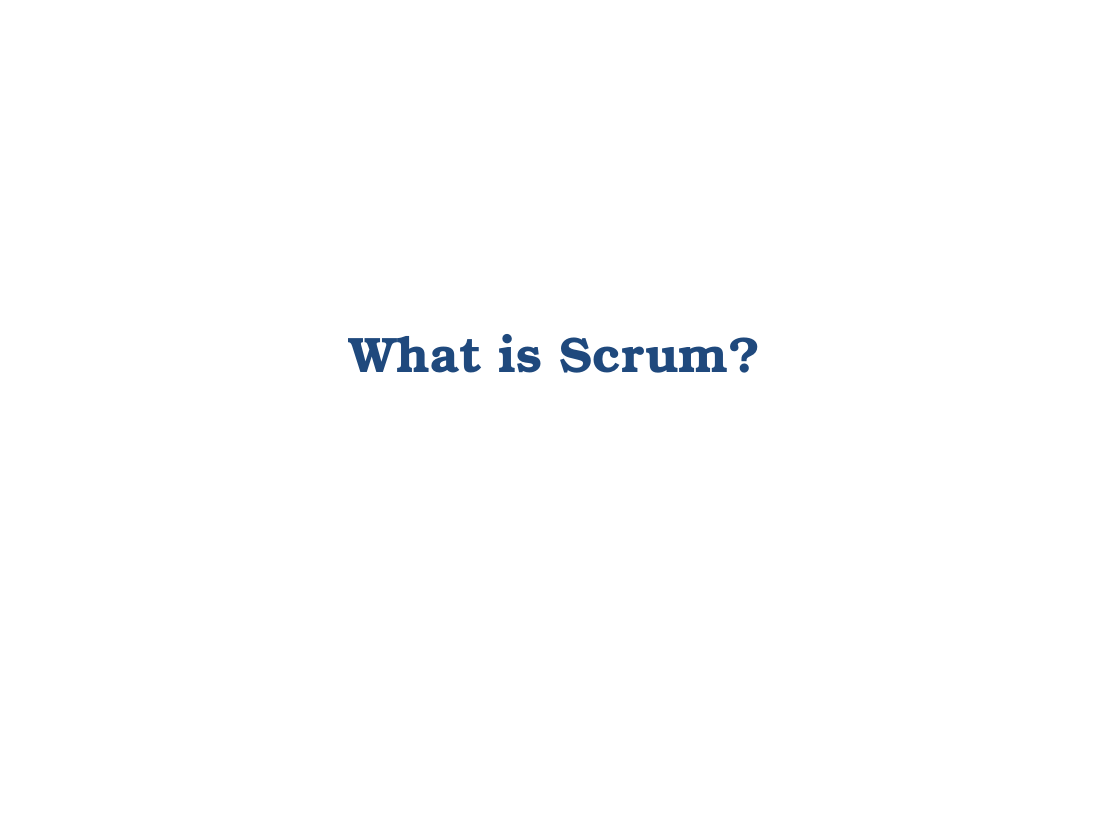
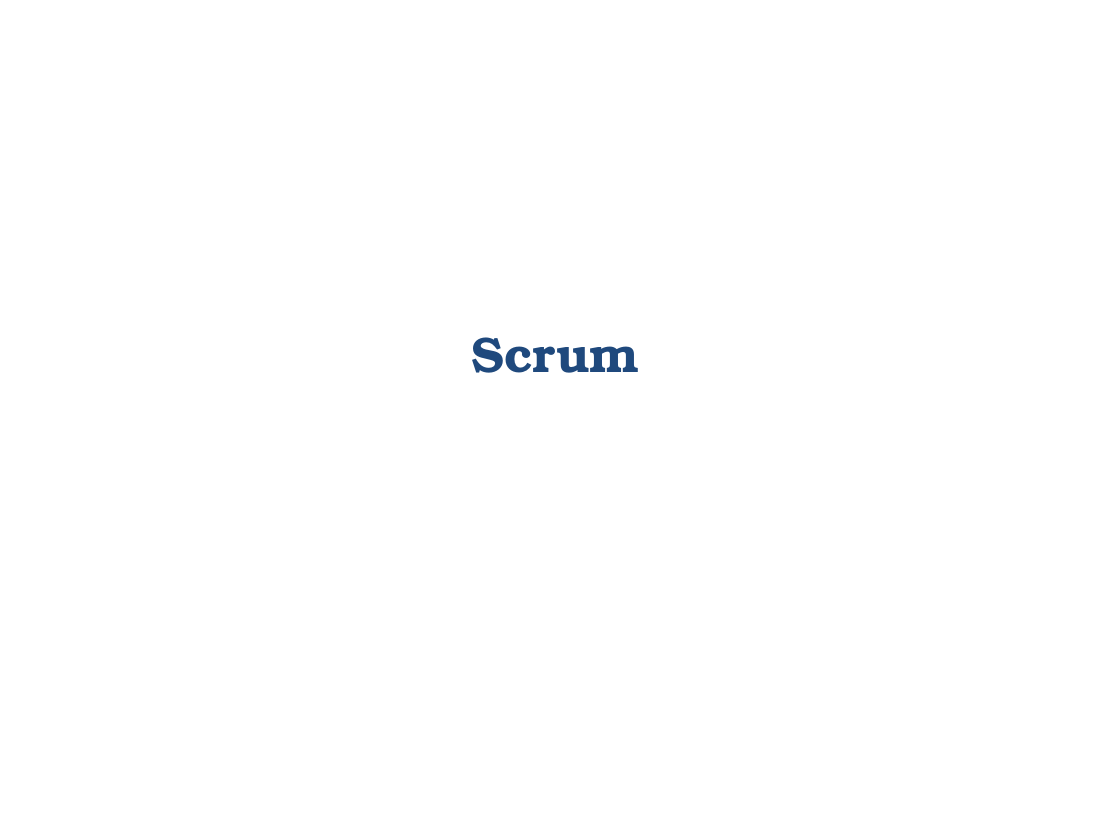
Before and after one commit to zarras/myy803-slides, a slide deck: slide 37 of 2-SoftEng-DevelopmentProcess.ppt (slide 44 before the commit). Drawn at 1120x840 pixels with LibreOffice and Linux fonts; fonts in the diff are those of the drawing. Boxes give left, top, right and bottom in pixels: in the first picture for what was removed or moved away, otherwise in the second. Text is boxed around its words. In the diff, an @@ line names an element or a change of style, - is before the commit and + after.

```diff
--- a/2-SoftEng-DevelopmentProcess.ppt
+++ b/2-SoftEng-DevelopmentProcess.ppt
@@ text at [471, 337, 639, 373]: text changed @@
-What is Scrum?
+Scrum
```
Also in this commit, not shown: 5 other slides changed, 1 slide added, 8 slides removed, 3 other files.
